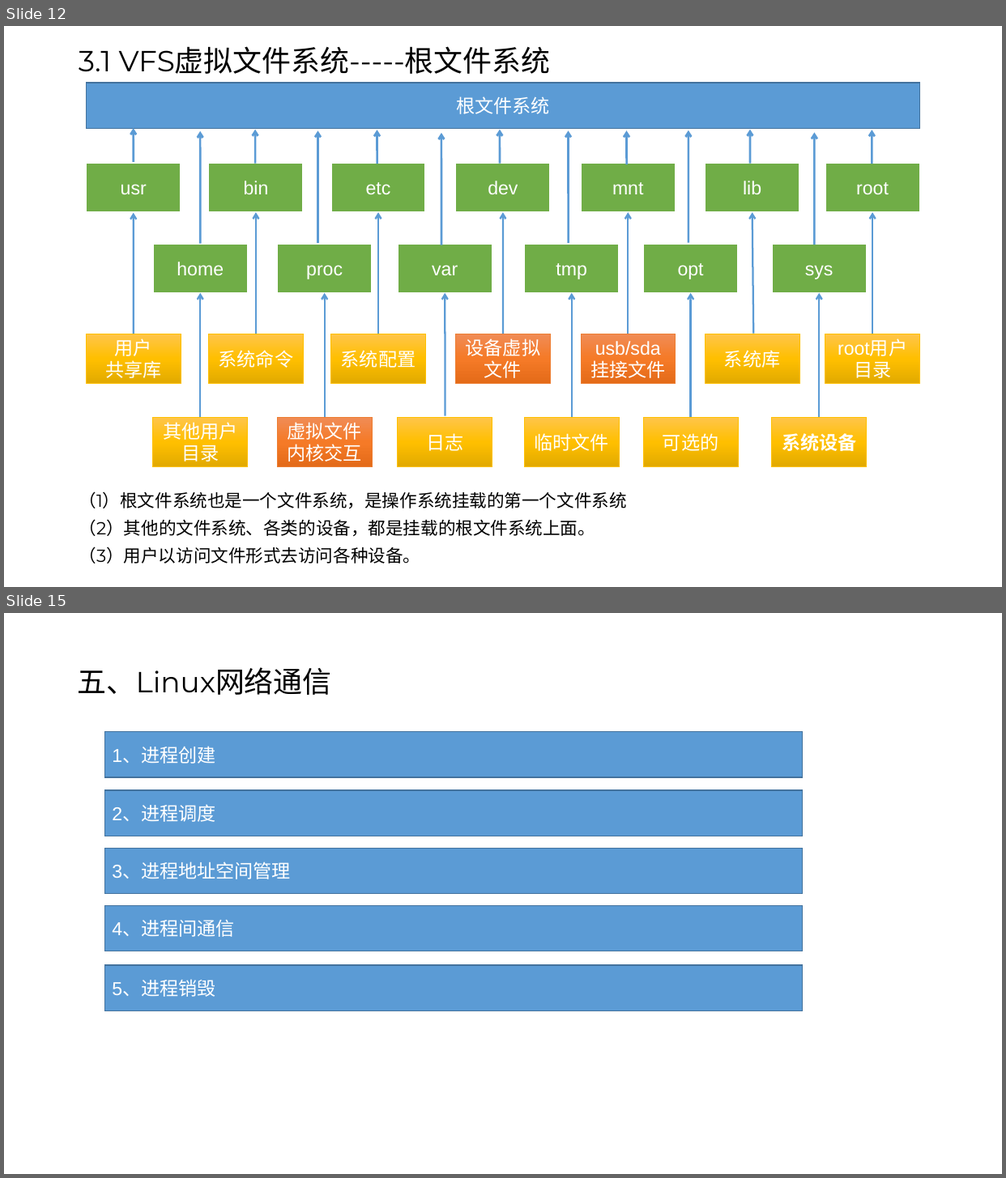
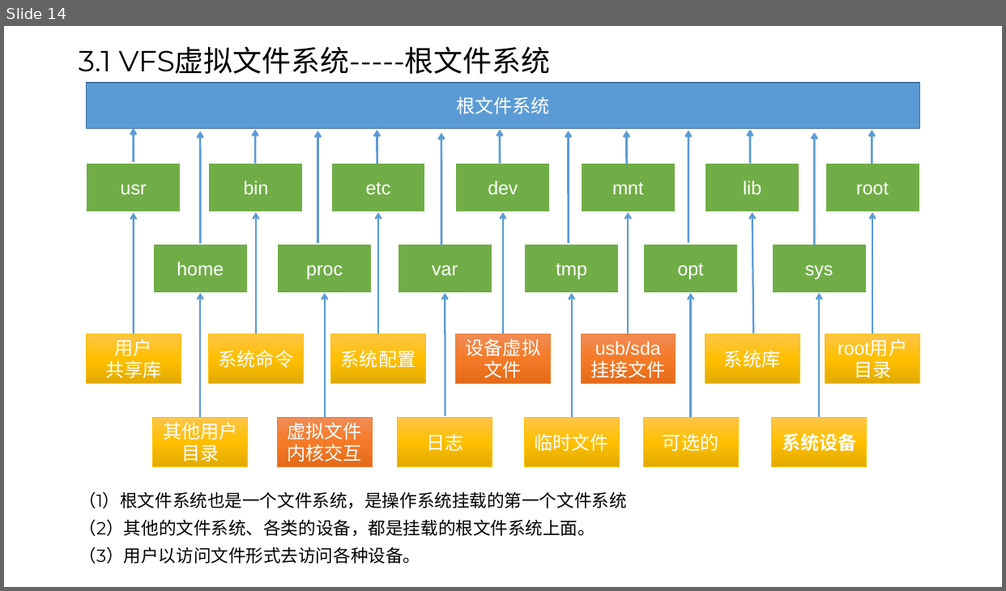
Before and after one commit to Abiggg/Note, a slide deck: note_of_linux/linux.pptx. Shown one above the other, each under a label of ours: slides 12 and 15 before the commit, slide 14 after it; the slides between them are not shown. The pictures are 1006x1178 and 1006x591 pixels, drawn with LibreOffice and Linux fonts; fonts in the diff are those of the drawing. Boxes give left, top, right and bottom in pixels: in the first picture for what was removed or moved away, otherwise in the second. Text is boxed around its words. In the diff, an @@ line names an element or a change of style, - is before the commit and + after.

```diff
--- a/note_of_linux/linux.pptx
+++ b/note_of_linux/linux.pptx
@@ slide 15 removed at bbox=[4, 613, 1002, 1174], background #FFFFFF @@
@@ title removed at bbox=[78, 667, 332, 695] @@
-五、Linux网络通信
@@ rectangle removed at bbox=[105, 732, 803, 777] @@
-1、进程创建
@@ rectangle removed at bbox=[105, 790, 803, 836] @@
-2、进程调度
@@ rectangle removed at bbox=[105, 848, 803, 894] @@
-3、进程地址空间管理
@@ rectangle removed at bbox=[105, 905, 803, 952] @@
-4、进程间通信
@@ rectangle removed at bbox=[105, 965, 803, 1012] @@
-5、进程销毁
@@ what was slide 12 is now slide 14 @@
```
Also in this commit, not shown: 2 slides changed, 5 slides added, 1 other slide removed, 1 other file.
